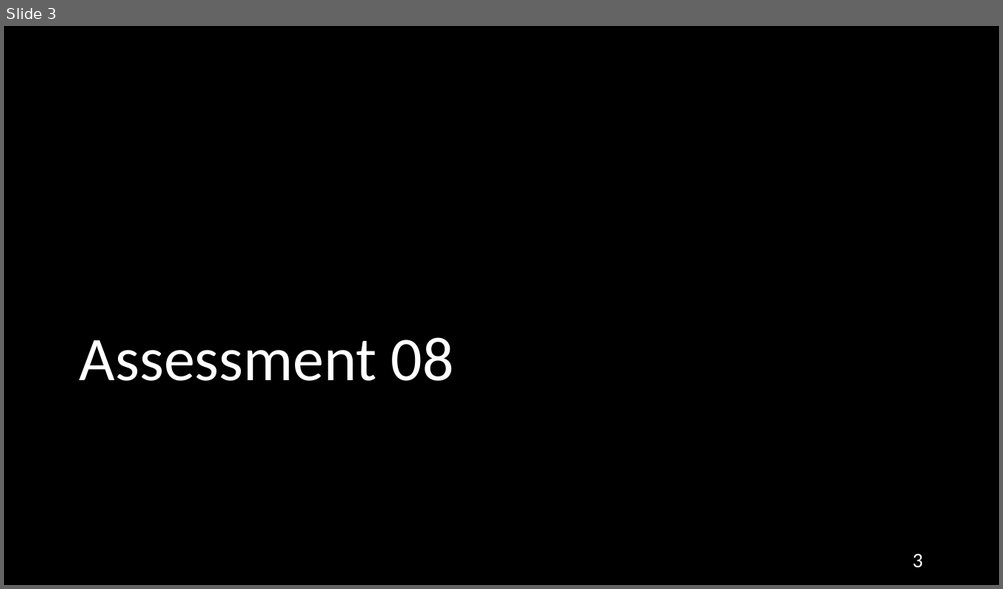
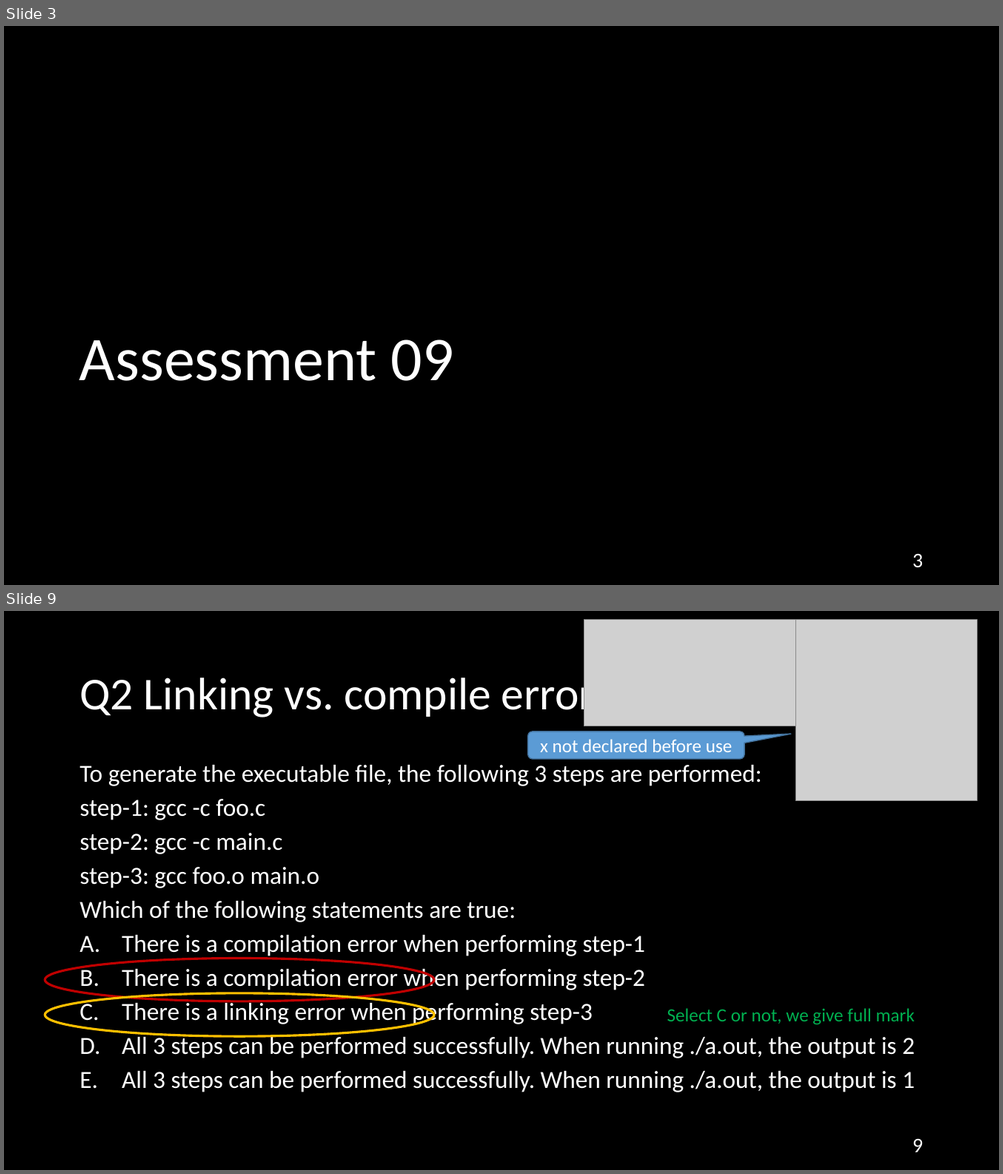
Before and after one commit to NYU-CSO/nyu-cso.github.io, a slide deck: rec-notes/r10.pptx. Shown one above the other, each under a label of ours: slide 3 before the commit, slides 3 and 9 after it; the slides between them are not shown. The pictures are 1003x589 and 1003x1174 pixels, drawn with LibreOffice and Linux fonts; fonts in the diff are those of the drawing; grey boxes stand for pictures. Boxes give left, top, right and bottom in pixels: in the first picture for what was removed or moved away, otherwise in the second. Text is boxed around its words. In the diff, an @@ line names an element or a change of style, - is before the commit and + after.

```diff
--- a/rec-notes/r10.pptx
+++ b/rec-notes/r10.pptx
@@ slide 9 added at bbox=[4, 611, 999, 1170], background #000000 @@
@@ picture added at bbox=[583, 619, 795, 726] @@
@@ picture added at bbox=[796, 619, 977, 800] @@
@@ title added at bbox=[79, 672, 612, 721], 44 pt, text #FFFFFF @@
+Q2 Linking vs. compile errors
@@ rounded speech box added at bbox=[528, 732, 744, 760], fill #5B9BD5, outline #43739E 1 pt, 18 pt, text #FFFFFF @@
+x not declared before use
@@ text added at bbox=[79, 765, 914, 1093], 23.8 pt, text #FFFFFF @@
+To generate the executable file, the following 3 steps are performed:
+step-1: gcc -c foo.c
+step-2: gcc -c main.c
+step-3: gcc foo.o main.o
+Which of the following statements are true:
+A. There is a compilation error when performing step-1
+B. There is a compilation error when performing step-2
+C. There is a linking error when performing step-3
+D. All 3 steps can be performed successfully. When running ./a.out, the output is 2
+E. All 3 steps can be performed successfully. When running ./a.out, the output is 1
@@ ellipse added at bbox=[45, 959, 435, 1002], outline #C00000 2.25 pt @@
@@ ellipse added at bbox=[45, 994, 435, 1037], outline #FFC000 2.25 pt @@
@@ text added at bbox=[667, 1008, 914, 1025], 18 pt, text #00B050 @@
+Select C or not, we give full mark
@@ page number added at bbox=[912, 1139, 922, 1153], 20 pt, text #FFFFFF @@
+9
@@ slide 3 changed as well @@
@@ title at bbox=[79, 340, 454, 381]: text changed @@
-Assessment 08
+Assessment 09
```
Also in this commit, not shown: 2 other slides changed, 46 other slides added, 24 slides removed, 1 other file.
